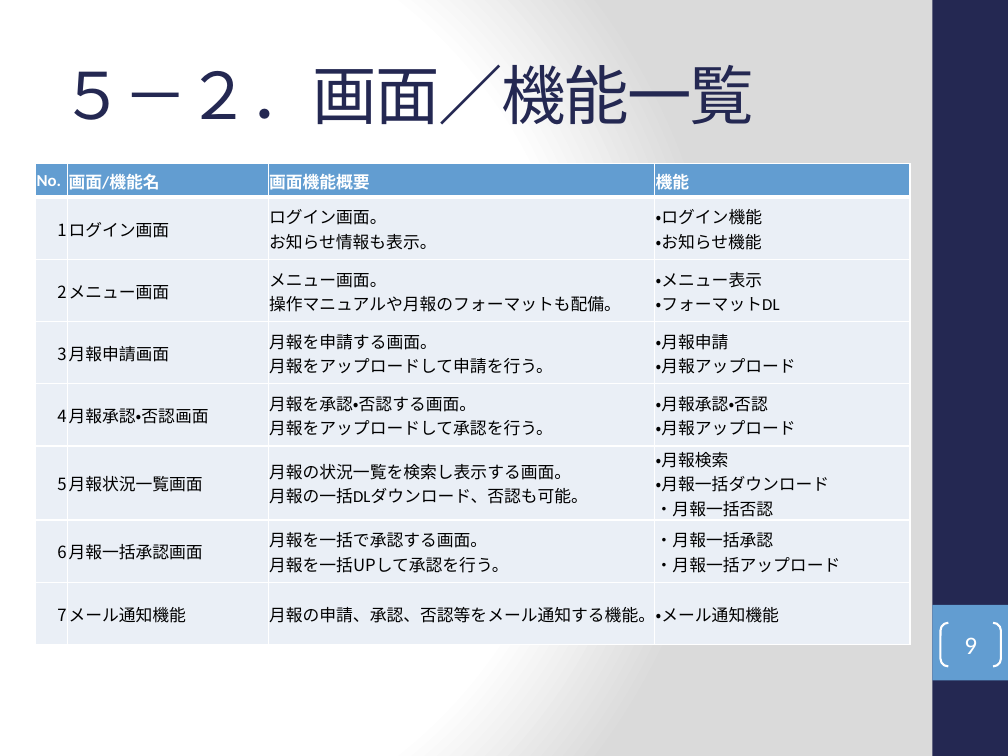
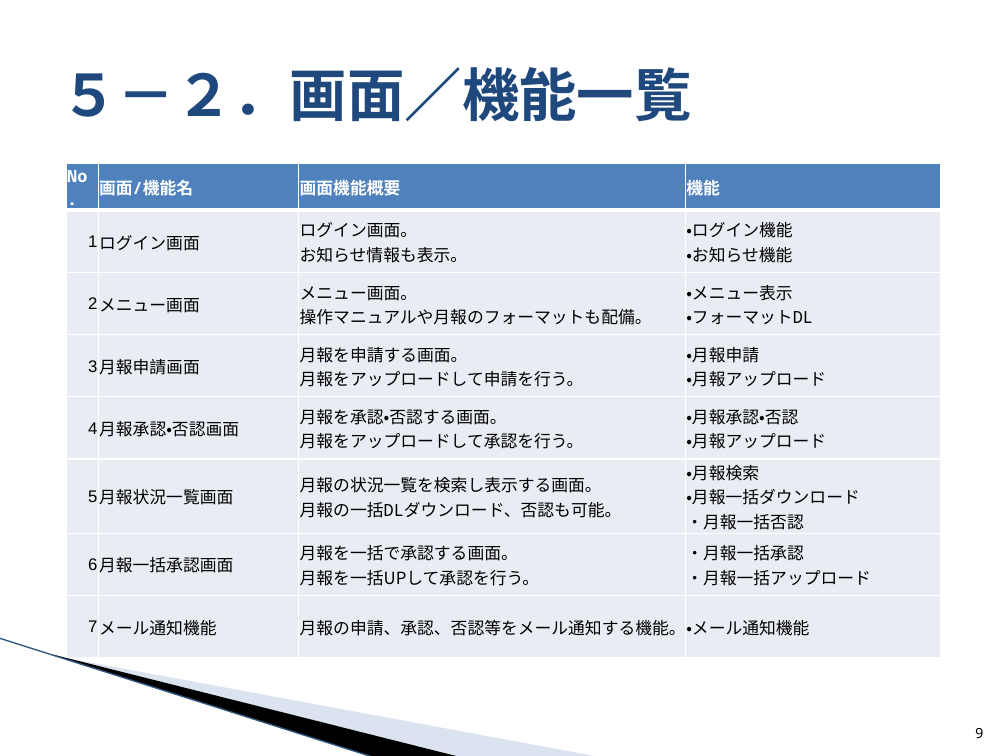
Before and after one commit to around7days/AppFreeMemo, a slide deck: slide 9 of 月報システム化提案.pptx. Drawn at 1008x756 pixels with LibreOffice and Linux fonts; fonts in the diff are those of the drawing; background and template pictures are left out. Boxes give left, top, right and bottom in pixels: in the first picture for what was removed or moved away, otherwise in the second. Text is boxed around its words. In the diff, an @@ line names an element or a change of style, - is before the commit and + after.

```diff
--- a/月報システム化提案.pptx
+++ b/月報システム化提案.pptx
@@ background gradient #FFFFFF to #DADADA to #FFFFFF @@
@@ rectangle removed at bbox=[932, 0, 1008, 756] @@
@@ title "５－２．画面／機能一覧" at bbox=[60, 67, 691, 121]: size 46 to 41 pt, font Cambria to Noto Sans Mono, text colour #242852 to #1F497D, letter spacing -1 to 0 pt, bold on @@
@@ table at bbox=[67, 163, 941, 640] @@
@@ fill #629DD1 to #4F81BD in row 1 @@
@@ fill #EAEFF7 to #E9EDF4 in 28 cells @@
@@ font Calibri to Noto Sans Mono in "No.", "画面/機能名", "画面機能概要", "機能" and 21 more places @@
@@ font Noto Sans CJK JP to Arial in "1", "2", "3", "4" and 3 more places @@
@@ table: place and size @@
-table at bbox=[35, 163, 910, 632]
+table at bbox=[67, 163, 941, 640]
@@ rectangle removed at bbox=[932, 605, 1008, 680] @@
@@ line added from (0, 638) to (374, 756), #9EB3D6 0.95 pt @@
@@ freeform shape added at bbox=[53, 654, 461, 756], fill #000000 @@
@@ freeform shape added at bbox=[55, 655, 600, 756], fill #A7B9DB at 40% opacity @@
@@ page number: place and size @@
-page number at bbox=[940, 623, 1001, 666]
+page number at bbox=[975, 728, 983, 738]
@@ page number at bbox=[975, 728, 983, 738]: size 18 to 10 pt, font Calibri to Noto Sans Mono, text colour #FFFFFF to #000000; alignment centre to right; vertical alignment middle to bottom; outline #FFFFFF 1.5 pt to none @@
```
Also in this commit, not shown: 12 other slides changed, 2 other files.
